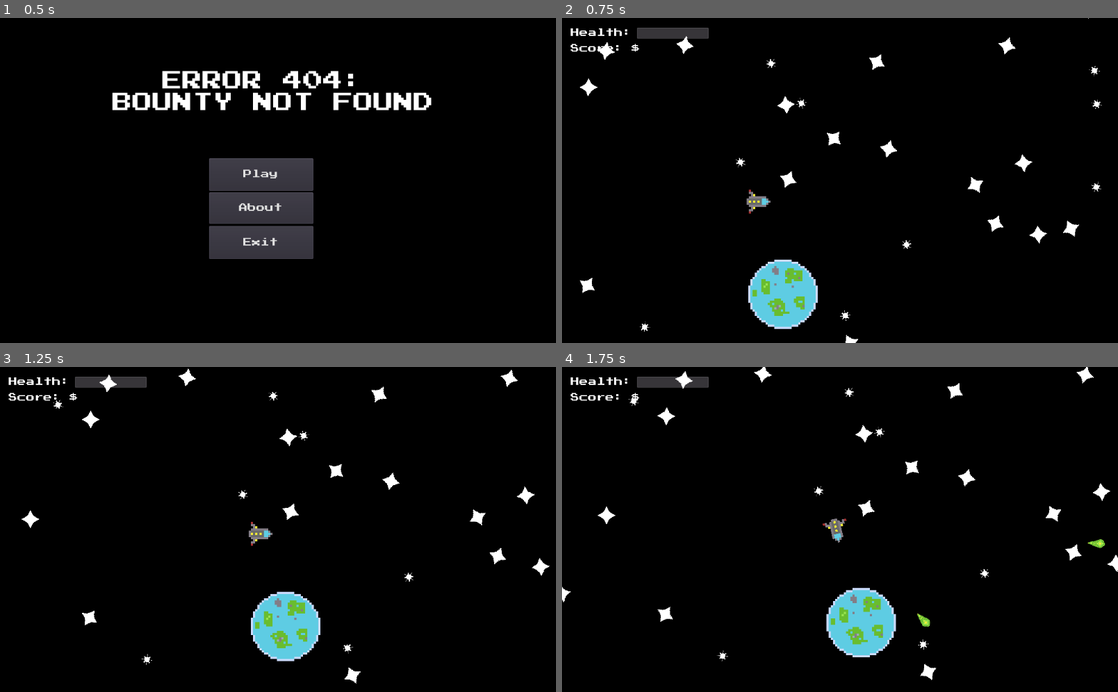
Above: before the commit, frames 1-4 (two rows, left to right).
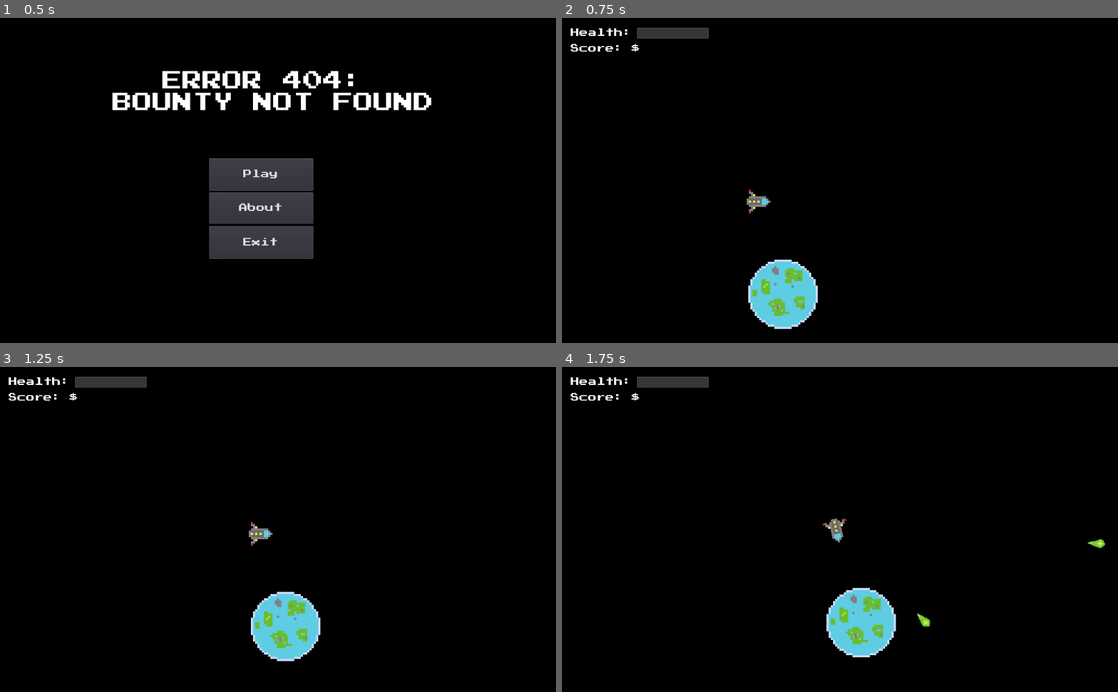
Above: after the commit, the same moments.

Repository: TechRunner2/404-Bounty-Not-Found
Game: Godot game, scene res://Scenes/Main Menu.tscn
Two runs of this game, one before a commit and one after it. Both use one fixed random seed, a clock stepped at 60 frames per second and the inputs below.
Inputs:
- Up to frame 1 (0.5 s): no input
- Up to frame 2 (0.75 s): click "Play" at 0.5 s
- Up to frame 3 (1.25 s): no input
- Up to frame 4 (1.75 s): hold D (player_right) from 1.28 s (still down); hold Space (primary_fire) from 1.28 s (still down)

Frame 1 is identical in both runs. In frame 2, 1.3% of the frame differs, in the area x 3-98%, y 0-100%; in frame 3, 1.3%; in frame 4, 1.3%, in the area x 0-100%, y 0-97%.
Error before the commit: Invalid call to function 'generate' in base 'Node (GenerateAsteroids.gd)'. Expected 2 arguments. (res://Assets/Scripts/Game.gd:94)
Error after the commit: Invalid call. Nonexistent function 'generate_stars' in base 'Node (Stars.gd)'. (res://Assets/Scripts/Game.gd:92)

Commit message:
Changed Generate Input
Changed generate_stars to generate
Changed input from 4 variables to 2 Vector2s

Diff:
--- a/Assets/Scripts/Stars.gd
+++ b/Assets/Scripts/Stars.gd
@@ -4,11 +4,11 @@
 export var quanity = 20
 
 
-func generate_stars(x,y, width, height):
+func generate(pos, dim):
 	#Create New Children
 	for i in range(quanity):
-		var nx = rand_range(x-(width/2), x+(width/2))
-		var ny = rand_range(y-(height/2), y+(height/2))
+		var nx = rand_range(pos.x-(dim.x/2), pos.x+(dim.x/2))
+		var ny = rand_range(pos.y-(dim.y/2), pos.y+(dim.y/2))
 		var rot = rand_range(0, 360)
 		var location = Vector2(nx, ny)
 		var star = stars[int(rand_range(0, stars.size()))]
@@ -16,4 +16,3 @@
 		s.position = location
 		s.rotation = rot
 		add_child(s)
-	return Vector2(x,y)
